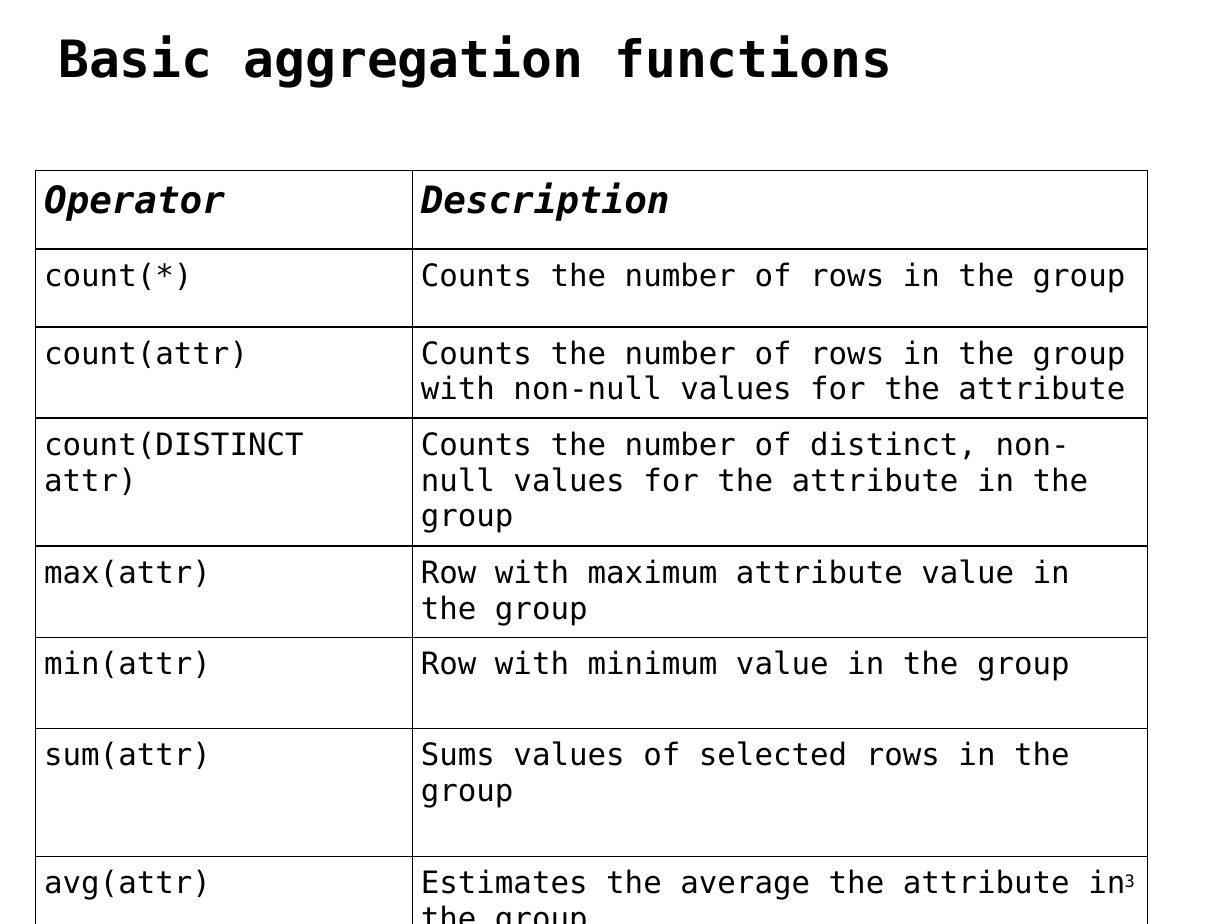
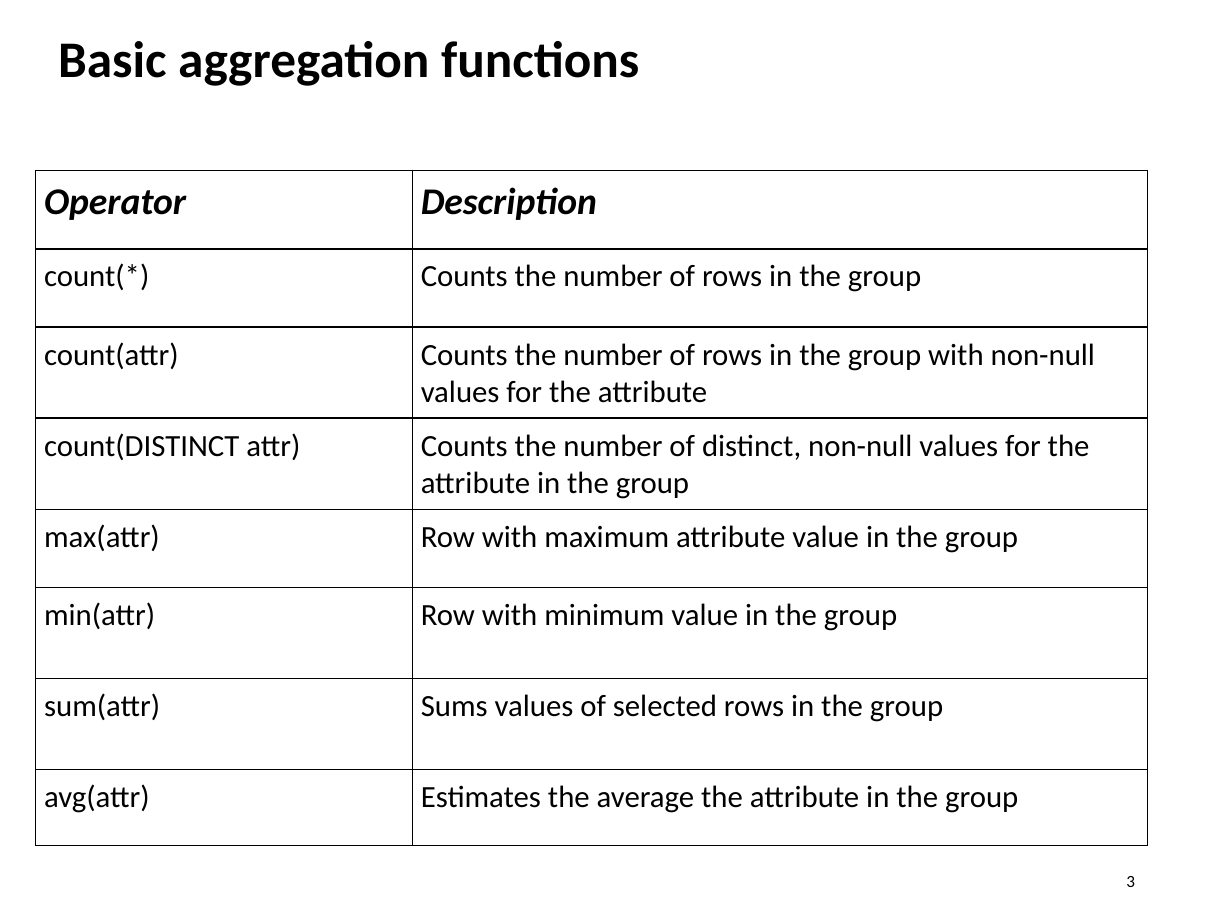
Before and after one commit to ipeirotis/introduction-to-databases, a slide deck: slide 3 of session5/D-SQL_Aggregation_Queries.pptx. Drawn at 1232x924 pixels with LibreOffice and Linux fonts; fonts in the diff are those of the drawing. Boxes give left, top, right and bottom in pixels: in the first picture for what was removed or moved away, otherwise in the second. Text is boxed around its words. In the diff, an @@ line names an element or a change of style, - is before the commit and + after.

```diff
--- a/session5/D-SQL_Aggregation_Queries.pptx
+++ b/session5/D-SQL_Aggregation_Queries.pptx
@@ text "Basic aggregation functions" at [58,41,639,86]: font DejaVu Sans Mono to Calibri @@
@@ table at [36,170,1148,845] @@
@@ font DejaVu Sans Mono to Calibri @@
@@ page number at [1126,876,1135,887]: font DejaVu Sans Mono to Calibri @@
```
Also in this commit, not shown: 20 other slides changed, 1 slide removed.
